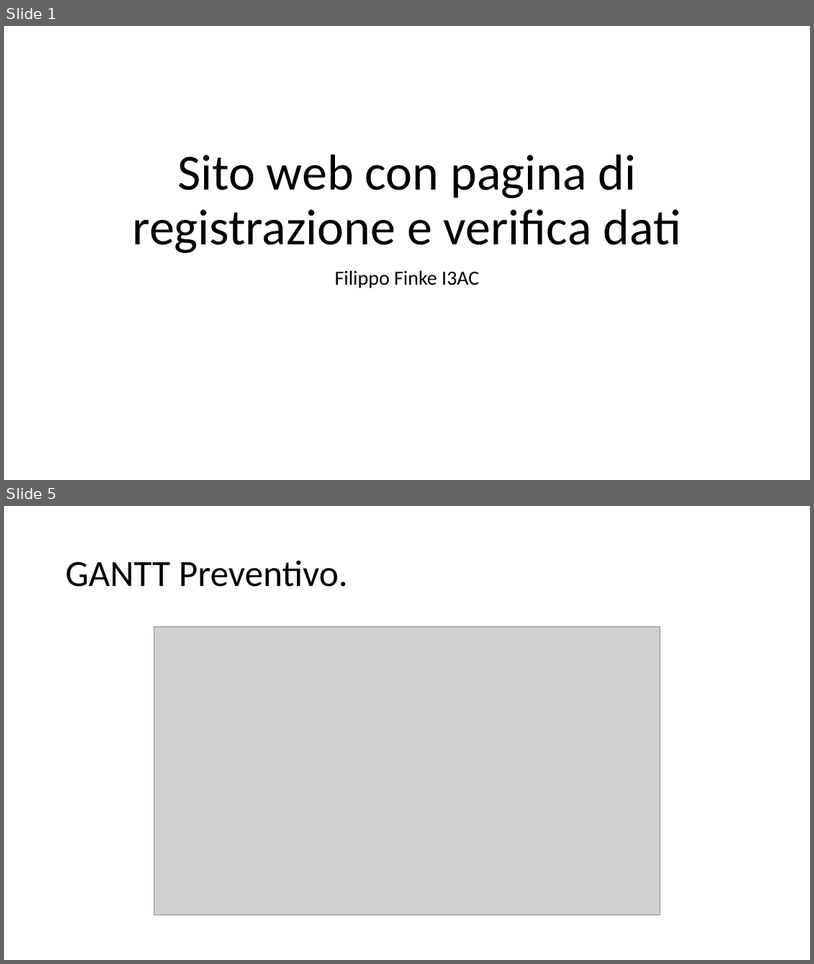
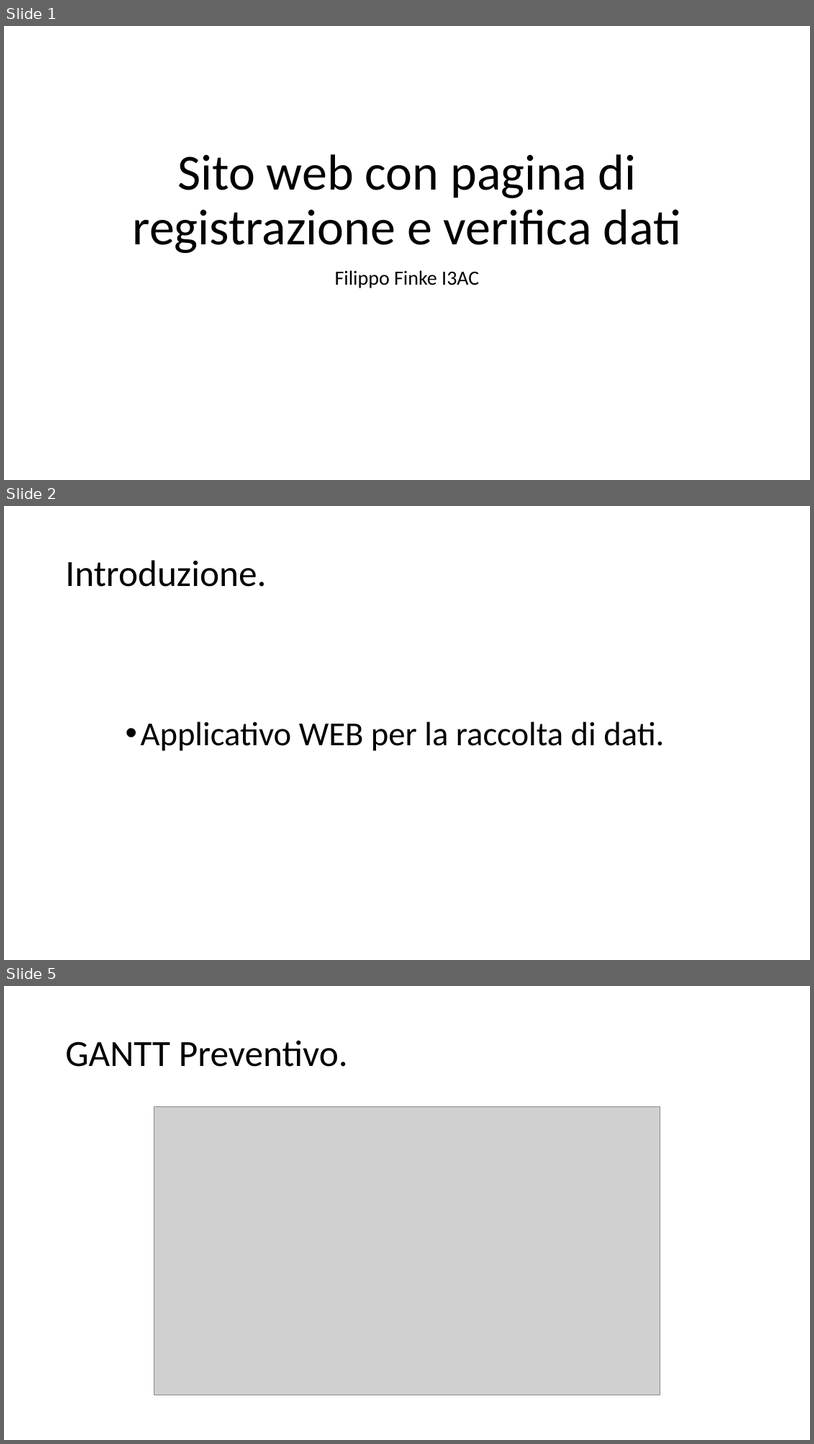
Before and after one commit to filippofinke/Registration-and-data-verification-page, a slide deck: Presentazione/PresentazioneFilippoFinke.pptx. Shown one above the other, each under a label of ours: slides 1 and 5 before the commit, slides 1, 2 and 5 after it; the slides between them are not shown. The pictures are 814x964 and 814x1444 pixels, drawn with LibreOffice and Linux fonts; fonts in the diff are those of the drawing; grey boxes stand for pictures. Boxes give left, top, right and bottom in pixels: in the first picture for what was removed or moved away, otherwise in the second. Text is boxed around its words. In the diff, an @@ line names an element or a change of style, - is before the commit and + after.

```diff
--- a/Presentazione/PresentazioneFilippoFinke.pptx
+++ b/Presentazione/PresentazioneFilippoFinke.pptx
@@ slide 2 added at [4, 506, 810, 960], background #FFFFFF @@
@@ title added at [65, 560, 266, 587], 44 pt, text #000000 @@
+Introduzione.
@@ text added at [141, 721, 664, 751], 40 pt, text #000000 @@
+• Applicativo WEB per la raccolta di dati.
```
Also in this commit, not shown: 2 slides changed, 5 other slides added, 3 slides removed, 10 other files.
